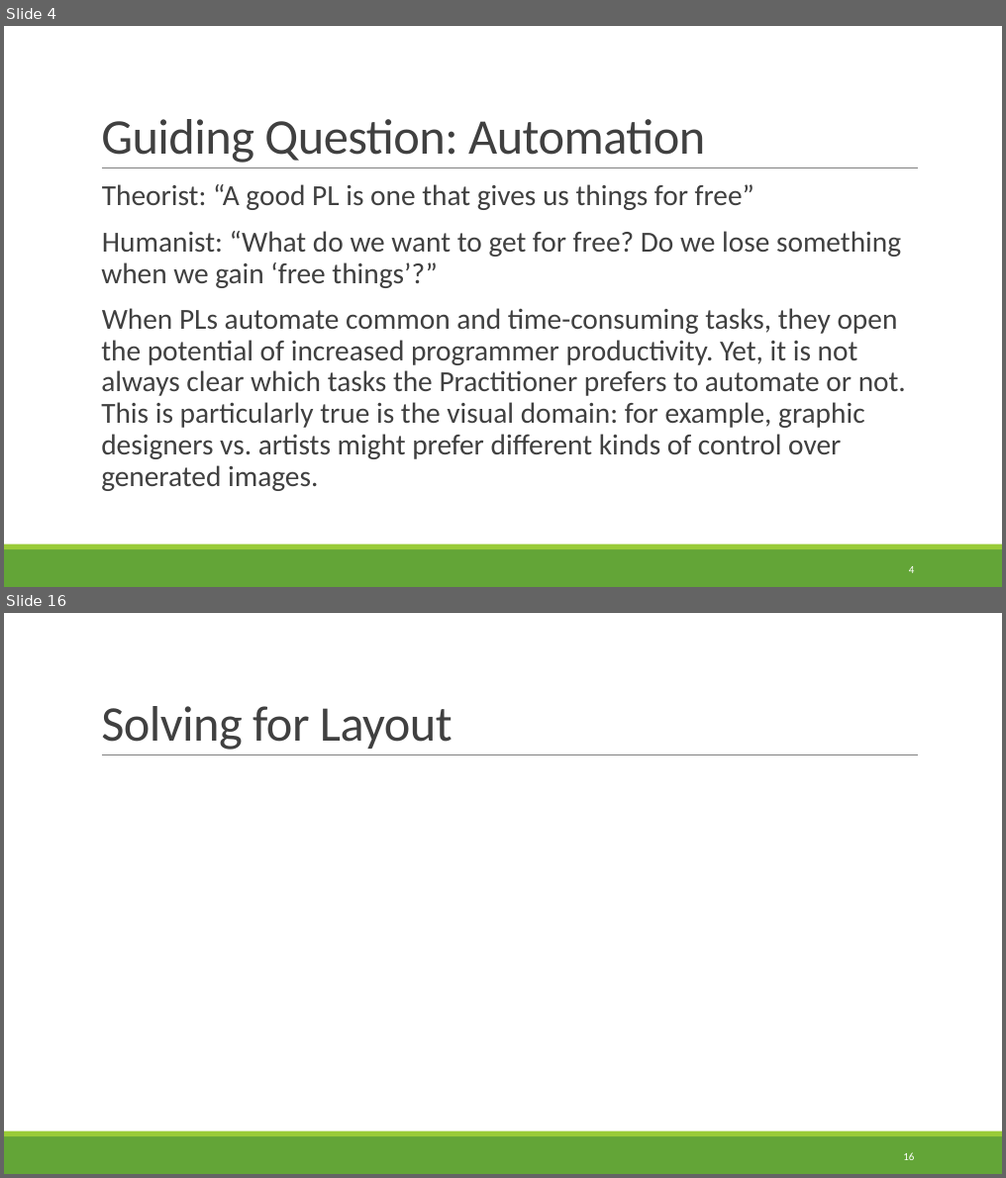
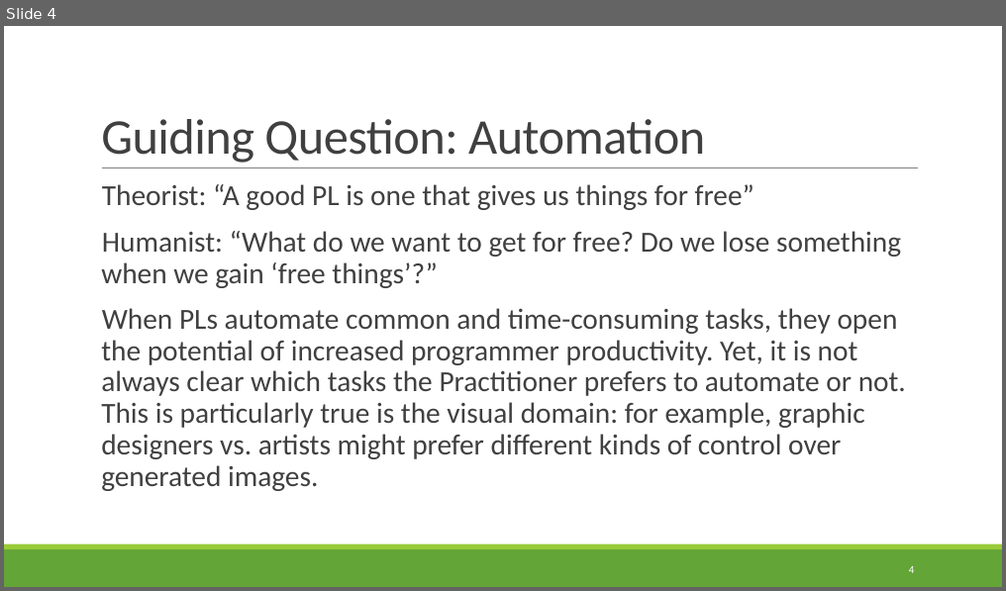
Before and after one commit to rbohrer/pl-course, a slide deck: LectureSlides/99Diagrams.pptx. Shown one above the other, each under a label of ours: slides 4 and 16 before the commit, slide 4 after it; the slides between them are not shown. The pictures are 1006x1178 and 1006x591 pixels, drawn with LibreOffice and Linux fonts; fonts in the diff are those of the drawing. Boxes give left, top, right and bottom in pixels: in the first picture for what was removed or moved away, otherwise in the second. Text is boxed around its words. In the diff, an @@ line names an element or a change of style, - is before the commit and + after.

```diff
--- a/LectureSlides/99Diagrams.pptx
+++ b/LectureSlides/99Diagrams.pptx
@@ slide 16 removed at <box>4,613,1002,1174</box>, background #FFFFFF; not listed: 3 template elements that a slide beside it also shows @@
@@ title removed at <box>101,706,452,750</box> @@
-Solving for Layout
@@ page number removed at <box>903,1153,914,1160</box> @@
-16
```
Also in this commit, not shown: 8 slides changed, 21 slides added, 8 other slides removed.
